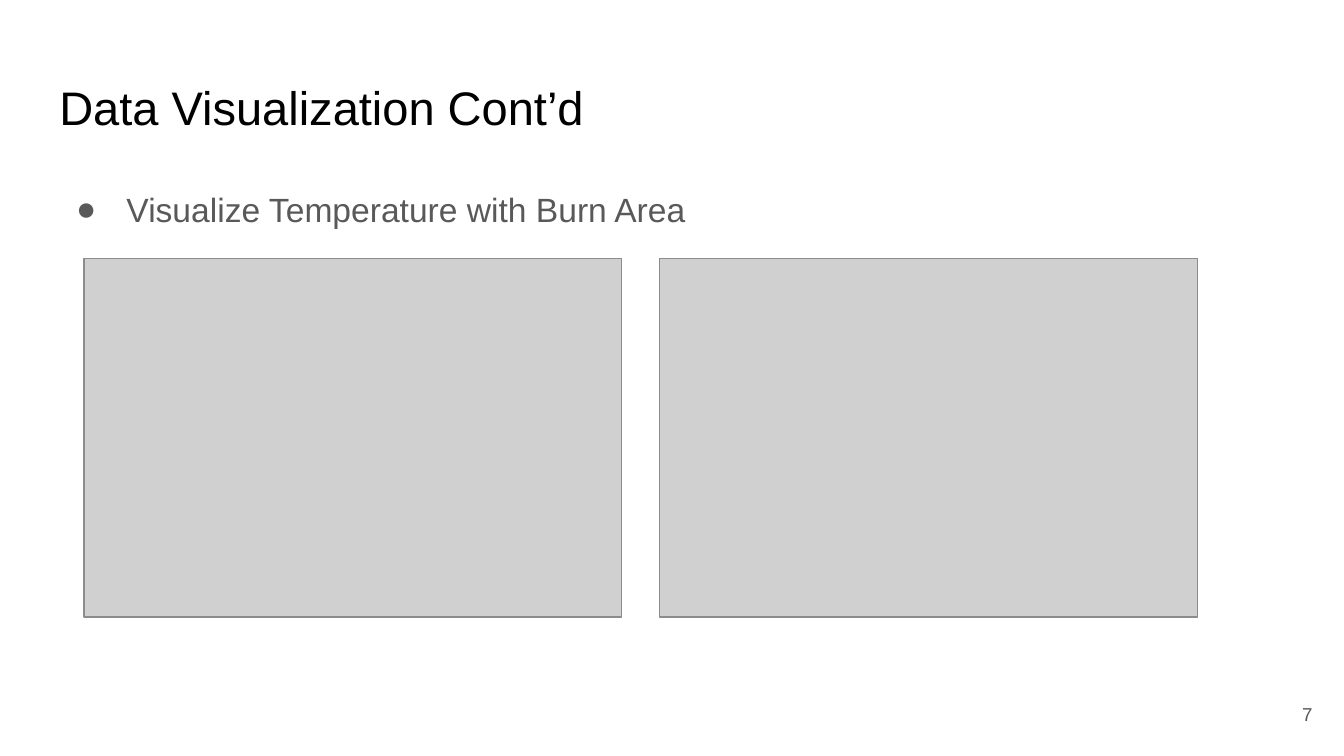
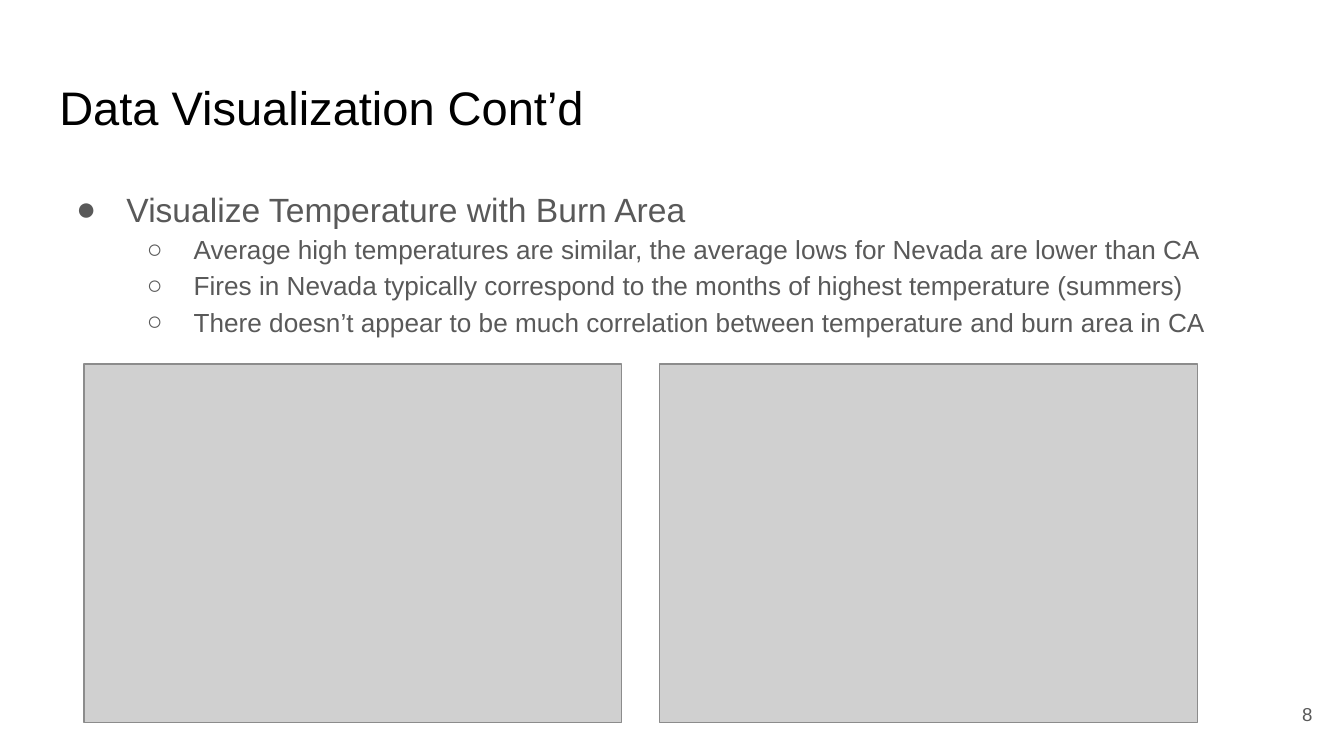
Before and after one commit to DCavanaugh98/WildfireMLProject, a slide deck: slide 8 of Math 8670 Final Project.pptx (slide 7 before the commit). Drawn at 1344x756 pixels with LibreOffice and Linux fonts; fonts in the diff are those of the drawing; grey boxes stand for pictures. Boxes give left, top, right and bottom in pixels: in the first picture for what was removed or moved away, otherwise in the second. Text is boxed around its words. In the diff, an @@ line names an element or a change of style, - is before the commit and + after.

```diff
--- a/Math 8670 Final Project.pptx
+++ b/Math 8670 Final Project.pptx
@@ text at (x1=194, y1=240, x2=1204, y2=337): paragraphs added @@
+  ○ Average high temperatures are similar, the average lows for Nevada are lower than CA
+  ○ Fires in Nevada typically correspond to the months of highest temperature (summers)
+  ○ There doesn’t appear to be much correlation between temperature and burn area in CA
@@ picture moved from (x1=83, y1=259, x2=621, y2=618) to (x1=83, y1=364, x2=621, y2=723) @@
@@ picture moved from (x1=660, y1=259, x2=1198, y2=618) to (x1=660, y1=364, x2=1198, y2=723) @@
@@ page number at (x1=1302, y1=708, x2=1312, y2=721): text changed @@
-7
+8
```
Also in this commit, not shown: 11 other slides changed, 5 slides added, 1 slide removed, 12 other files.
